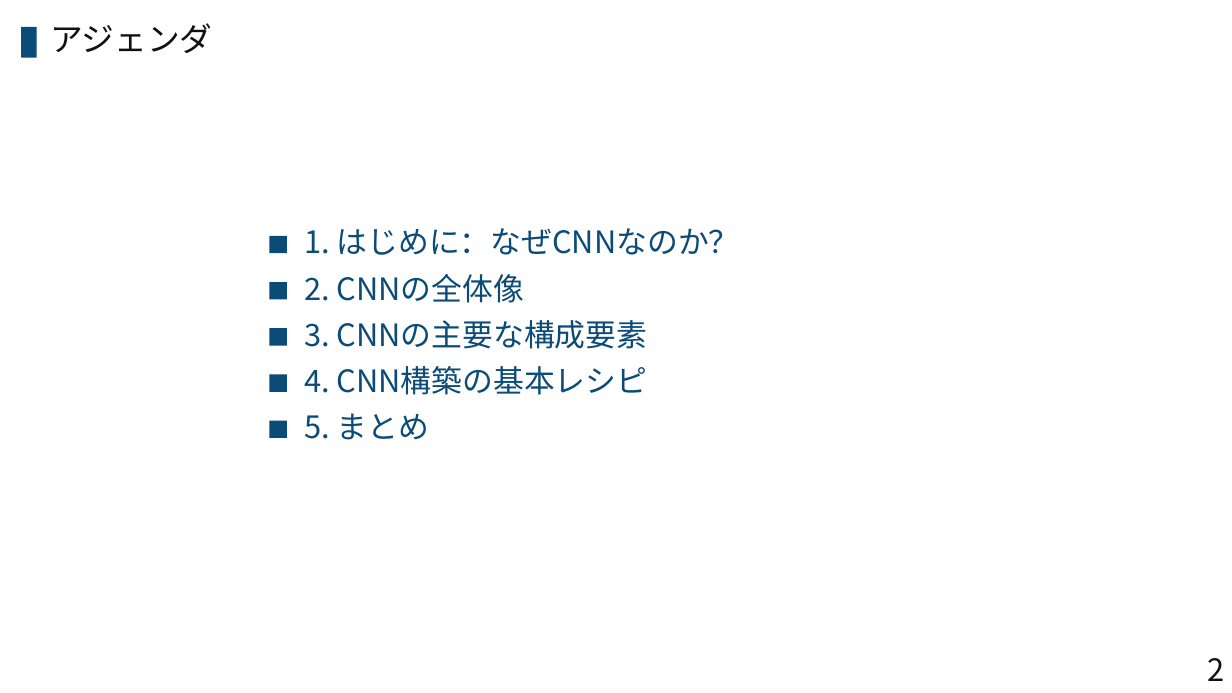
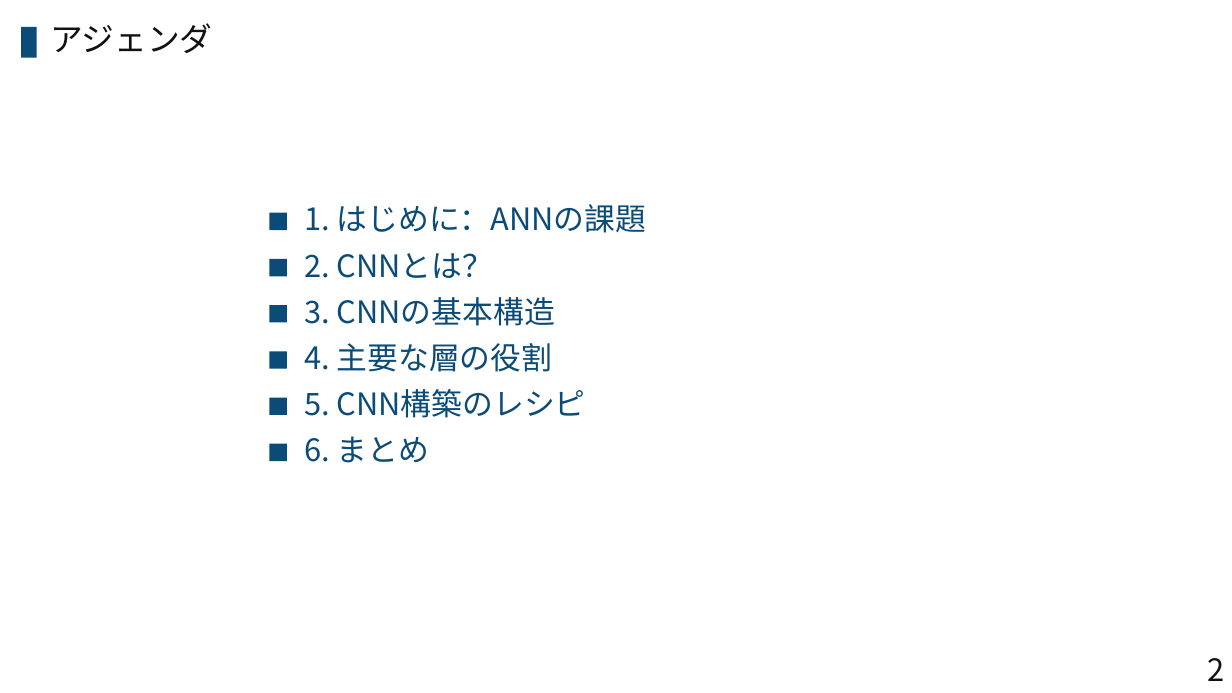
Before and after one commit to syarasyoujyu/create_presentation, a slide deck: slide 2 of data/CNN/step3.pptx. Drawn at 1232x693 pixels with LibreOffice and Linux fonts; fonts in the diff are those of the drawing. Boxes give left, top, right and bottom in pixels: in the first picture for what was removed or moved away, otherwise in the second. Text is boxed around its words. In the diff, an @@ line names an element or a change of style, - is before the commit and + after.

```diff
--- a/data/CNN/step3.pptx
+++ b/data/CNN/step3.pptx
@@ text at (x1=304, y1=204, x2=647, y2=233): text changed @@
-1. はじめに：なぜCNNなのか？
+1. はじめに：ANNの課題
@@ text at (x1=304, y1=253, x2=494, y2=278): text changed @@
-2. CNNの全体像
+2. CNNとは？
@@ text at (x1=304, y1=297, x2=555, y2=326): text changed @@
-3. CNNの主要な構成要素
+3. CNNの基本構造
@@ 5 freeform shapes moved together from (x1=270, y1=236, x2=287, y2=438) to (x1=270, y1=213, x2=287, y2=415) @@
@@ text added at (x1=304, y1=343, x2=553, y2=372), 24 pt, text #0B4B78 @@
+4. 主要な層の役割
@@ text removed at (x1=304, y1=366, x2=648, y2=395) @@
-4. CNN構築の基本レシピ
@@ text added at (x1=304, y1=389, x2=586, y2=418), 24 pt, text #0B4B78 @@
+5. CNN構築のレシピ
@@ freeform shape added at (x1=270, y1=444, x2=287, y2=461), fill #0B4B78 @@
@@ text at (x1=304, y1=436, x2=429, y2=463): text changed @@
-5. まとめ
+6. まとめ
```
Also in this commit, not shown: 7 other slides changed, 3 slides added, 2 slides removed, 16 other files.
